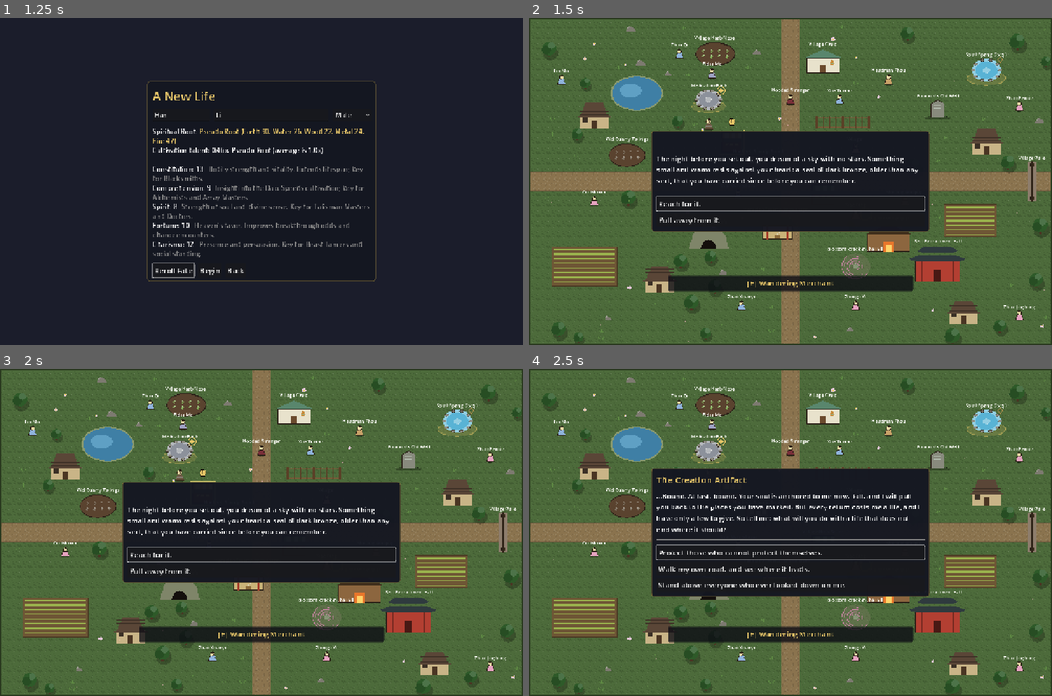
Above: before the commit, frames 1-4 (two rows, left to right).
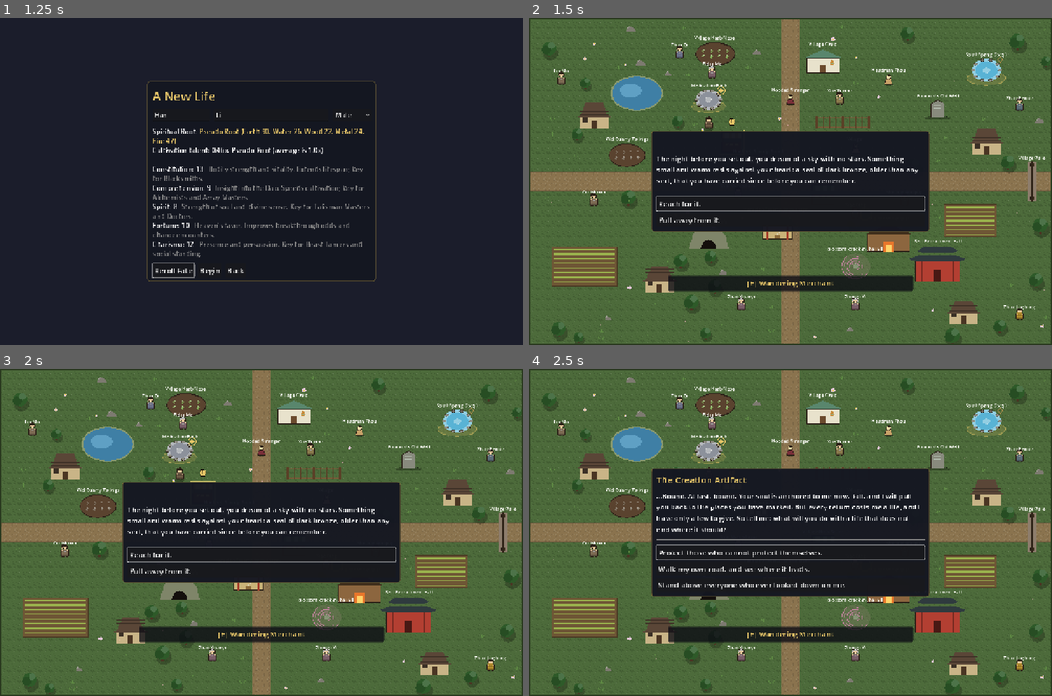
Above: after the commit, the same moments.

Repository: samridghimire/cultivation-game
Game: Godot game, scene res://src/ui/main_menu.tscn
Two runs of this game, one before a commit and one after it. Both use one fixed random seed, a clock stepped at 60 frames per second and the inputs below.
Inputs:
- Up to frame 1 (1.25 s): click "New Game" at 0.5 s
- Up to frame 2 (1.5 s): click "Begin" at 1.25 s
- Up to frame 3 (2 s): no input
- Up to frame 4 (2.5 s): click "Reach for it." at 2 s

Frame 1 is identical in both runs. In frame 2, 0.5% of the frame differs, in the area x 5-95%, y 8-93%; in frame 3, 0.5%; in frame 4, 0.5%.

Commit message:
[GFX-011] Pixel-art people until the pack lands
PixelFigure generates 16x20 figures (down/up/side, 3-frame walk, bun/long hair, child);
the player and NPCs use them when no sprite is mapped. Viewed qingshi_village.png.

Co-Authored-By: Claude Sonnet 5.5 <noreply@anthropic.com>
Claude-Session: https://claude.ai/code/session_01L4vu8w4hmmXBJrWX1wVZ6i

Diff:
--- a/src/world/interactables/interactable.gd
+++ b/src/world/interactables/interactable.gd
@@ -306,6 +306,11 @@
 	return PackedStringArray(["place_" + art_kind])
 
 
+## Subclasses draw their own generated art here when no sprite is mapped; false falls back to PlaceArt.
+func draw_generated_art() -> bool:
+	return false
+
+
 ## Whether the place's art shows its live state (e.g. an open secret realm).
 func art_active() -> bool:
 	return false
@@ -321,7 +326,7 @@
 		var tex_size := art.get_size()
 		var k := maxi(1, int(minf(size.x / tex_size.x, size.y / tex_size.y)))
 		draw_texture_rect(art, Rect2(-tex_size * k / 2.0, tex_size * k), false)
-	else:
+	elif not draw_generated_art():
 		PlaceArt.draw(self, art_kind, size, color, art_active())
 	if highlighted:
 		var glow := 0.5 + 0.5 * sin(_pulse_time * 5.0)
--- a/src/world/interactables/npc.gd
+++ b/src/world/interactables/npc.gd
@@ -47,6 +47,10 @@
 var _wait := 0.0
 var _modal_open := false
 var _on_screen := true
+var _dir := "down"
+var _walk_frame := 0
+## Muted robes for NPCs without a sect, picked by hash(npc_id) (GFX-011).
+const CIVILIAN_ROBES := [Color("7d6a55"), Color("5f7a6a"), Color("7a5f6a"), Color("6a6f8a"), Color("8a7a4f"), Color("5a6b78")]
 
 
 ## Named NPCs try "npc_<id>" before the shared "npc" sprite, then the generic place art (GFX-006).
@@ -85,6 +89,41 @@
 		_wander_target = Vector2.ZERO if _wander_target != Vector2.ZERO and _rng.randf() < 0.5 else Vector2.from_angle(_rng.randf() * TAU) * _rng.randf_range(3.0, WANDER_RADIUS)
 	_wander = _wander.move_toward(_wander_target, WALK_SPEED * delta)
 	position = home + _wander + Vector2(0, sin(_time * 2.0 + _phase) * BOB_AMPLITUDE)
+	var to_target := _wander_target - _wander
+	var dir := "down"
+	var frame := 0
+	if to_target.length() > 0.5:
+		frame = int(_time * 6.0) % 3
+		dir = ("right" if to_target.x > 0.0 else "left") if absf(to_target.x) > absf(to_target.y) else ("up" if to_target.y < 0.0 else "down")
+	if dir != _dir or frame != _walk_frame:
+		_dir = dir
+		_walk_frame = frame
+		queue_redraw()
+
+
+## The look of this NPC's generated pixel figure (GFX-011).
+func figure_look() -> Dictionary:
+	var look := {"robe": color, "sash": PlayerLook.SASH_COLORS["neutral"]}
+	var c: CharacterData = GameState.npcs.get(npc_id) if GameState.npcs != null else null
+	if c == null:
+		return look
+	look["robe"] = CIVILIAN_ROBES[absi(hash(npc_id)) % CIVILIAN_ROBES.size()]
+	if not c.is_rogue():
+		var sect: SectDef = GameState.data.sects.get(String(c.sect.get("id", "")))
+		if sect != null and sect.robe_color != "":
+			look["robe"] = Color(sect.robe_color)
+	look["hair"] = Color("b8b8b8") if c.age_years() >= 60 else PlayerLook.HAIR
+	look["style"] = "long" if c.gender == "female" else "bun"
+	look["child"] = c.age_years() < 12
+	return look
+
+
+func draw_generated_art() -> bool:
+	var tex := PixelFigure.frame(figure_look(), _dir, _walk_frame)
+	var s := float(Sprites.scale())
+	var tex_size := Vector2(tex.get_size()) * s
+	draw_texture_rect(tex, Rect2(Vector2(-tex_size.x / 2.0, size.y / 2.0 - tex_size.y), tex_size), false)
+	return true
 
 
 ## Within this distance of the player the label shows the full "(realm)" suffix (WU-087).
--- /dev/null
+++ b/src/world/pixel_figure.gd
@@ -0,0 +1,161 @@
+class_name PixelFigure
+extends RefCounted
+## Generated 16x20 pixel-art people (GFX-011): the player and NPCs use these until a sprite pack is mapped
+## in data/sprites.json (GFX-004). Templates are text rows, one char per pixel:
+## . transparent, o outline, s skin, h hair, r robe, R robe shade, b sash, e eye, f shoes.
+## Rendering only: pure and deterministic, no node access.
+
+const SIZE := Vector2i(16, 20)
+const OUTLINE := Color("2b2118")
+const SHOES := Color("3a2f26")
+const DEFAULT_ROBE := Color("6e5a46")
+const DEFAULT_SASH := Color("9a9a9a")
+const DEFAULT_SKIN := Color("e8c9a0")
+const DEFAULT_HAIR := Color("2a2018")
+const CHILD_CUT_ROWS := [12, 13, 14, 15]
+const PALETTE := ".oshrRbef"
+
+## Head rows 0-7 per direction (bun style; `long` is derived from it).
+const HEAD := {
+	"down": [
+		"......oooo......",
+		".....ohhhho.....",
+		"....oohhhhoo....",
+		"...ohhhhhhhho...",
+		"...ohhhhhhhho...",
+		"...ohssssssho...",
+		"...osesssseso...",
+		"....osssssso....",
+	],
+	"up": [
+		"......oooo......",
+		".....ohhhho.....",
+		"....oohhhhoo....",
+		"...ohhhhhhhho...",
+		"...ohhhhhhhho...",
+		"...ohhhhhhhho...",
+		"...ohhhhhhhho...",
+		"....ohhhhhho....",
+	],
+	"side": [
+		"......oooo......",
+		".....ohhhho.....",
+		"....ohhhhhho....",
+		"...ohhhhhhhho...",
+		"...ohhhhssssso..",
+		"...ohhhsssesso..",
+		"...ohhhhssssso..",
+		"....ohhhsssso...",
+	],
+}
+## Body rows 8-19 per direction: neck, shoulders, sleeves, sash, shade, robe x3, shaded edge, hem, two feet rows.
+const BODY := {
+	"front": [
+		"......osso......",
+		"...orrrrrrrro...",
+		"..ossrrrrrrsso..",
+		"..orrrbbbbrrro..",
+		"..orrRRRRRRrro..",
+		"..orrrrrrrrrro..",
+		"..orrrrrrrrrro..",
+		"..orrrrrrrrrro..",
+		"..oRrrrrrrrRro..",
+		"..oRRRRRRRRRRo..",
+	],
+	"side": [
+		"......osso......",
+		"....orrrrrro....",
+		"....orrrrrrsso..",
+		"....obbbbbbro...",
+		"....orrrRRrro...",
+		"....orrrrrrro...",
+		"....orrrrrrro...",
+		"....orrrrrrro...",
+		"....oRrrrrrRo...",
+		"....oRRRRRRRo...",
+	],
+}
+## Feet rows 18-19 per direction family and frame (stand, step A, step B).
+const FEET := {
+	"front": [
+		["....offo.offo...", "....oooo.oooo..."],
+		["....offo........", "....oooo..offo.."],
+		["........offo....", "..offo..oooo...."],
+	],
+	"side": [
+		["....offfffo.....", "....ooooooo....."],
+		["...offo...offo..", "...oooo...oooo.."],
+		["......offo......", "......oooo......"],
+	],
+}
+
+static var _cache: Dictionary = {}
+
+
+## The 20 text rows of a figure facing `dir` ("down", "up", "right"; "left" is mirrored later).
+static func rows(dir: String, index: int, style: String, child: bool) -> PackedStringArray:
+	var head_key := "side" if dir == "right" or dir == "left" else dir
+	var family := "side" if head_key == "side" else "front"
+	var out := PackedStringArray()
+	for r in HEAD[head_key]:
+		out.append(r)
+	for r in BODY[family]:
+		out.append(r)
+	for r in FEET[family][posmod(index, 3)]:
+		out.append(r)
+	if style == "long":
+		out[0] = "................"
+		out[1] = "......oooo......"
+		for y in [4, 5, 6, 7, 8, 9]:
+			out[y] = _hair_edges(out[y], family == "side")
+	if child:
+		var short := PackedStringArray()
+		for _i in 4:
+			short.append("................")
+		for y in out.size():
+			if not CHILD_CUT_ROWS.has(y):
+				short.append(out[y])
+		return short
+	return out
+
+
+## Turns the outer outline pixels of a row into hair (both sides, or the back side only when seen from the side).
+static func _hair_edges(row: String, side: bool) -> String:
+	var first := row.length()
+	var last := -1
+	for x in row.length():
+		if row[x] != ".":
+			first = mini(first, x)
+			last = x
+	if last < 0:
+		return row
+	var out := row.substr(0, first) + "h" + row.substr(first + 1)
+	if not side:
+		out = out.substr(0, last) + "h" + out.substr(last + 1)
+	return out
+
+
+## A 16x20 texture for `look` ({robe, sash, skin, hair, style, child}), facing `dir`, walk frame `index`.
+static func frame(look: Dictionary, dir: String, index: int) -> ImageTexture:
+	var robe: Color = look.get("robe", DEFAULT_ROBE)
+	var sash: Color = look.get("sash", DEFAULT_SASH)
+	var skin: Color = look.get("skin", DEFAULT_SKIN)
+	var hair: Color = look.get("hair", DEFAULT_HAIR)
+	var style := String(look.get("style", "bun"))
+	var child := bool(look.get("child", false))
+	var i := posmod(index, 3)
+	var key := "%s|%s|%s|%s|%s|%s|%s|%d" % [robe.to_html(), sash.to_html(), skin.to_html(), hair.to_html(), style, child, dir, i]
+	if not _cache.has(key):
+		var colors := {"o": OUTLINE, "s": skin, "h": hair, "r": robe, "R": robe.darkened(0.25), "b": sash, "e": OUTLINE, "f": SHOES}
+		_cache[key] = _build(rows("right" if dir == "left" else dir, i, style, child), colors, dir == "left")
+	return _cache[key]
+
+
+static func _build(template: PackedStringArray, colors: Dictionary, mirror: bool) -> ImageTexture:
+	var img := Image.create(SIZE.x, SIZE.y, false, Image.FORMAT_RGBA8)
+	for y in SIZE.y:
+		for x in SIZE.x:
+			var ch := template[y][SIZE.x - 1 - x if mirror else x]
+			if ch != ".":
+				img.set_pixel(x, y, colors[ch])
+	return ImageTexture.create_from_image(img)
--- a/src/world/player.gd
+++ b/src/world/player.gd
@@ -132,9 +132,7 @@
 	if _celebrate_left > 0.0 and not _celebrate_ok and _celebrate_t() * CELEBRATE_SECONDS < SHAKE_SECONDS:
 		shake = sin(_celebrate_t() * CELEBRATE_SECONDS * 80.0) * 4.0
 	_draw_companion()
-	var robe: Color = _look.get("robe", PlayerLook.ROGUE_ROBE)
 	var sash: Color = _look.get("sash", PlayerLook.SASH_COLORS["neutral"])
-	var outline := Color("3b2f1e")
 	_draw_aura()
 	# Shadow stays on the ground; the body bobs while walking.
 	draw_set_transform(Vector2(0, RADIUS - 2), 0.0, Vector2(1.0, 0.4))
@@ -144,32 +142,23 @@
 	var o := Vector2(shake, bob)
 	if _draw_sprite(o, sash):
 		return
-	# Robe: a flared trapezoid with a sash across the waist.
-	var robe_shape := PackedVector2Array([o + Vector2(-7, -6), o + Vector2(7, -6), o + Vector2(12, 12), o + Vector2(-12, 12)])
-	draw_colored_polygon(robe_shape, robe)
-	robe_shape.append(robe_shape[0])
-	draw_polyline(robe_shape, outline, 1.5)
-	draw_line(o + Vector2(-9, 2), o + Vector2(9, 2), sash, 3.0)
-	# Head, hair bun and a face that looks where the player walks.
-	var head := o + Vector2(0, -12)
-	draw_circle(head, 7.0, Color("e8d9a8"))
-	draw_arc(head, 7.0, 0, TAU, 24, outline, 1.5)
-	var away := -_facing * 4.0 if _facing.y > -0.5 else Vector2(0, -2)
-	draw_circle(head + away + Vector2(0, -3), 3.5, Color("2a2018"))
-	if _facing.y > -0.5:
-		var eyes := head + Vector2(_facing.x * 3.0, 1.0 + _facing.y)
-		draw_circle(eyes + Vector2(-2.5, 0), 1.0, outline)
-		draw_circle(eyes + Vector2(2.5, 0), 1.0, outline)
+	# Generated pixel figure (GFX-011), feet on the hem line.
+	var tex := PixelFigure.frame(_look, _dir_name(), int(_time * 6.0) if velocity != Vector2.ZERO else 0)
+	var s := float(Sprites.scale())
+	var size := Vector2(tex.get_size()) * s
+	draw_texture_rect(tex, Rect2(o + Vector2(-size.x / 2.0, 12.0 - size.y), size), false)
+
+
+## "down", "up", "left" or "right" from the facing vector.
+func _dir_name() -> String:
+	if absf(_facing.x) > absf(_facing.y):
+		return "right" if _facing.x > 0.0 else "left"
+	return "up" if _facing.y < 0.0 else "down"
 
 
 ## Draws the pixel-art player sprite (GFX-001) when data/sprites.json maps one for the facing; false means "use the placeholder".
 func _draw_sprite(o: Vector2, sash: Color) -> bool:
-	var dir := "down"
-	if absf(_facing.x) > absf(_facing.y):
-		dir = "right" if _facing.x > 0.0 else "left"
-	elif _facing.y < 0.0:
-		dir = "up"
-	var key := "player_" + dir
+	var key := "player_" + _dir_name()
 	var index := int(_time * Sprites.fps(key)) if velocity != Vector2.ZERO else 0
 	var tex := Sprites.frame(key, index)
 	if tex == null:
--- a/src/world/player_look.gd
+++ b/src/world/player_look.gd
@@ -16,9 +16,11 @@
 const AURA_LOW := Color("9fe3ff")
 const AURA_HIGH := Color("ffd76a")
 const MAX_AURA_RINGS := 4
+const SKIN := Color("e8c9a0")
+const HAIR := Color("2a2018")
 
 
-## {robe: Color, sash: Color, aura_rings: int, aura: Color}. Mortals have no aura.
+## {robe, sash, skin, hair, style ("bun"/"long"), aura_rings: int, aura: Color}. Mortals have no aura.
 static func of(c: CharacterData, data: GameData) -> Dictionary:
 	var robe := ROGUE_ROBE
 	if not c.is_rogue():
@@ -31,6 +33,9 @@
 	return {
 		"robe": robe,
 		"sash": SASH_COLORS.get(tier_id, SASH_COLORS["neutral"]),
+		"skin": SKIN,
+		"hair": HAIR,
+		"style": "long" if c.gender == "female" else "bun",
 		"aura_rings": rings,
 		"aura": AURA_LOW.lerp(AURA_HIGH, t),
 	}
--- /dev/null
+++ b/tests/unit/test_pixel_figure.gd
@@ -0,0 +1,61 @@
+extends TestCase
+## GFX-011: generated 16x20 pixel figures.
+
+const LOOK := {"robe": Color("336699"), "sash": Color("ff0000")}
+
+
+func test_templates_are_well_formed() -> void:
+	for dir in ["down", "up", "right"]:
+		for style in ["bun", "long"]:
+			for child in [false, true]:
+				for i in 3:
+					var rows := PixelFigure.rows(dir, i, style, child)
+					assert_eq(rows.size(), PixelFigure.SIZE.y, "%s %s %d rows" % [dir, style, i])
+					for r in rows:
+						assert_eq(r.length(), PixelFigure.SIZE.x, "%s row width: %s" % [dir, r])
+						for ch in r:
+							assert_true(PixelFigure.PALETTE.contains(ch), "unknown char " + ch)
+
+
+func test_frame_size_and_cache() -> void:
+	var a := PixelFigure.frame(LOOK, "down", 0)
+	assert_eq(a.get_width(), 16)
+	assert_eq(a.get_height(), 20)
+	assert_true(a == PixelFigure.frame(LOOK, "down", 3), "index % 3 shares the cache")
+	assert_true(a != PixelFigure.frame({"robe": Color("993333")}, "down", 0))
+
+
+func test_robe_colour_and_transparent_corners() -> void:
+	var img := PixelFigure.frame(LOOK, "down", 0).get_image()
+	var found := false
+	for y in 20:
+		for x in 16:
+			if img.get_pixel(x, y).is_equal_approx(LOOK["robe"]):
+				found = true
+	assert_true(found)
+	for p in [Vector2i(0, 0), Vector2i(15, 0), Vector2i(0, 19), Vector2i(15, 19)]:
+		assert_eq(img.get_pixelv(p).a, 0.0)
+
+
+func test_left_mirrors_right() -> void:
+	var l := PixelFigure.frame(LOOK, "left", 1).get_image()
+	var r := PixelFigure.frame(LOOK, "right", 1).get_image()
+	for y in 20:
+		for x in 16:
+			assert_true(l.get_pixel(x, y).is_equal_approx(r.get_pixel(15 - x, y)))
+
+
+func test_child_leaves_top_rows_empty() -> void:
+	var img := PixelFigure.frame({"robe": LOOK["robe"], "child": true}, "down", 0).get_image()
+	for y in 4:
+		for x in 16:
+			assert_eq(img.get_pixel(x, y).a, 0.0)
+	assert_gt(img.get_pixel(7, 4).a + img.get_pixel(8, 4).a + img.get_pixel(6, 4).a + img.get_pixel(9, 4).a, 0.0)
+
+
+func test_player_look_style_by_gender() -> void:
+	var c := CharacterFactory.create("Look", data(), seeded_rng())
+	c.gender = "female"
+	assert_eq(PlayerLook.of(c, data())["style"], "long")
+	c.gender = "male"
+	assert_eq(PlayerLook.of(c, data())["style"], "bun")
Not shown, added: src/world/pixel_figure.gd.uid
Not shown, added: tests/unit/test_pixel_figure.gd.uid
